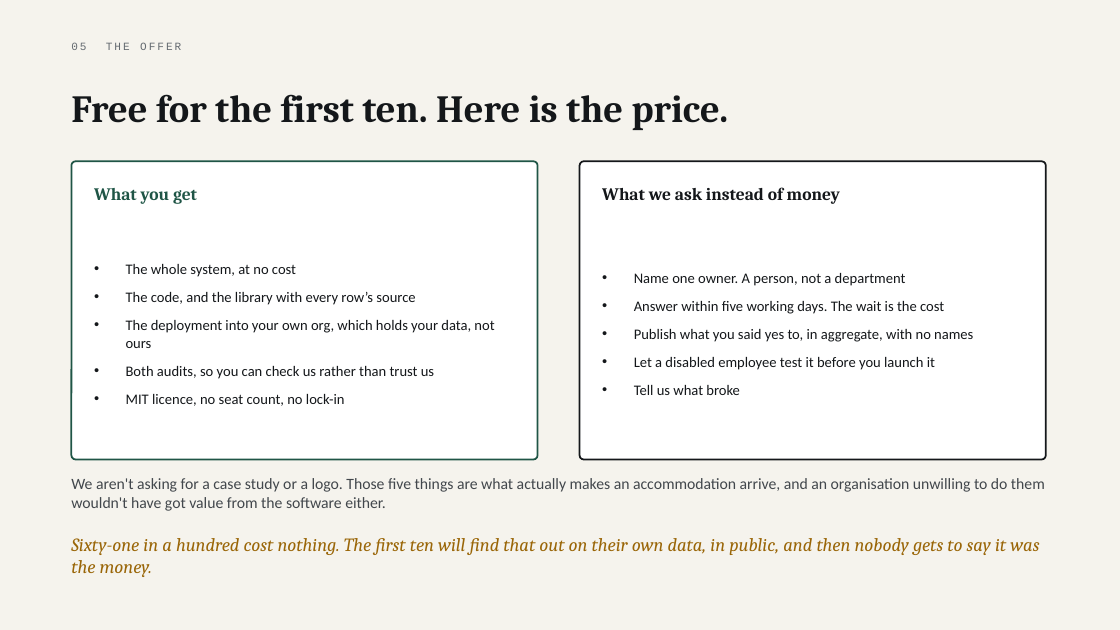
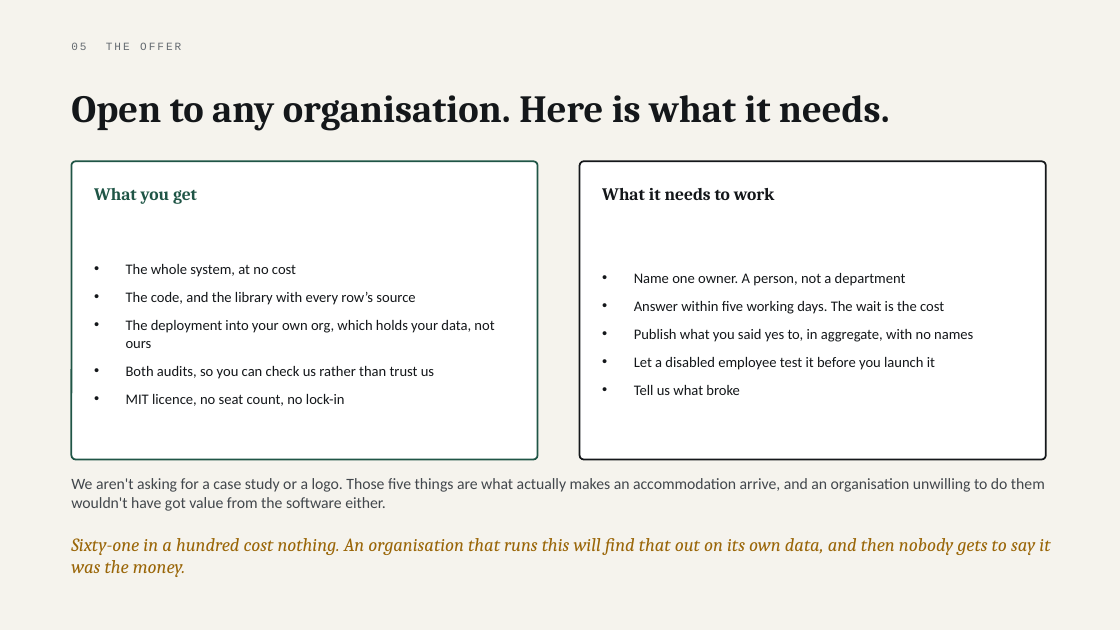
Before and after one commit to parthsevak2/curb-cut, a slide deck: slide 29 of deck/Curb-Cut.pptx. Drawn at 1120x630 pixels with LibreOffice and Linux fonts; fonts in the diff are those of the drawing. Boxes give left, top, right and bottom in pixels: in the first picture for what was removed or moved away, otherwise in the second. Text is boxed around its words. In the diff, an @@ line names an element or a change of style, - is before the commit and + after.

Commit message:
Deck rebuilt with the open-door offer

```diff
--- a/deck/Curb-Cut.pptx
+++ b/deck/Curb-Cut.pptx
@@ text at (71, 95, 890, 131): text changed @@
-Free for the first ten. Here is the price.
+Open to any organisation. Here is what it needs.
@@ text at (602, 188, 775, 200): text changed @@
-What we ask instead of money
+What it needs to work
@@ text at (71, 538, 1050, 577): text changed @@
-Sixty-one in a hundred cost nothing. The first ten will find that out on their own data, in public, and then nobody gets to say it was the money.
+Sixty-one in a hundred cost nothing. An organisation that runs this will find that out on its own data, and then nobody gets to say it was the money.
```
Also in this commit, not shown: 4 other slides changed, 1 other file.
